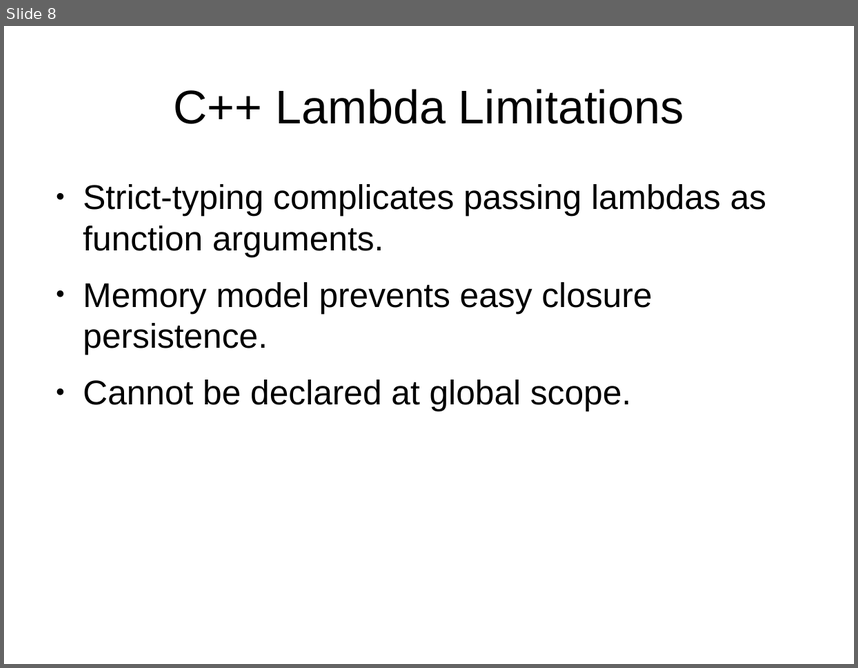
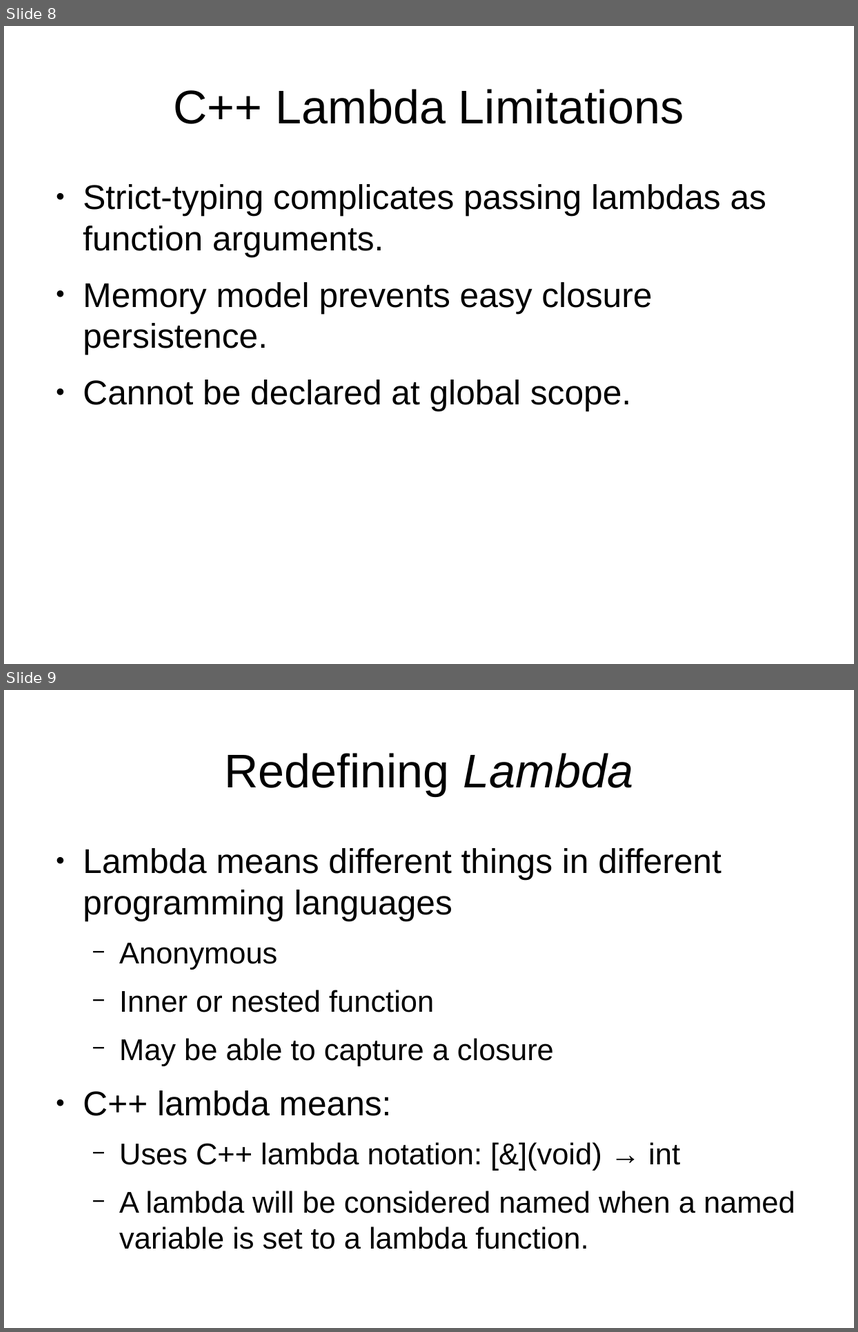
Before and after one commit to cjungmann/lambda_talk, a slide deck: lambda.odp. Shown one above the other, each under a label of ours: slide 8 before the commit, slides 8 and 9 after it. The pictures are 858x668 and 858x1332 pixels, drawn with LibreOffice and Linux fonts; fonts in the diff are those of the drawing. Boxes give left, top, right and bottom in pixels: in the first picture for what was removed or moved away, otherwise in the second. Text is boxed around its words. In the diff, an @@ line names an element or a change of style, - is before the commit and + after.

```diff
--- a/lambda.odp
+++ b/lambda.odp
@@ slide 9 added at (4, 690, 854, 1328), background #FFFFFF @@
@@ title added at (225, 753, 633, 796), 44 pt, text #000000 @@
+Redefining Lambda
@@ text added at (83, 848, 795, 1249), 28 pt, text #000000 @@
+● Lambda means different things in different programming languages
+  − Anonymous
+  − Inner or nested function
+  − May be able to capture a closure
+● C++ lambda means:
+  − Uses C++ lambda notation: [&](void) → int
+  − A lambda will be considered named when a named variable is set to a lambda function.
```
Also in this commit, not shown: 6 slides changed, 3 other slides added, 1 slide removed.
